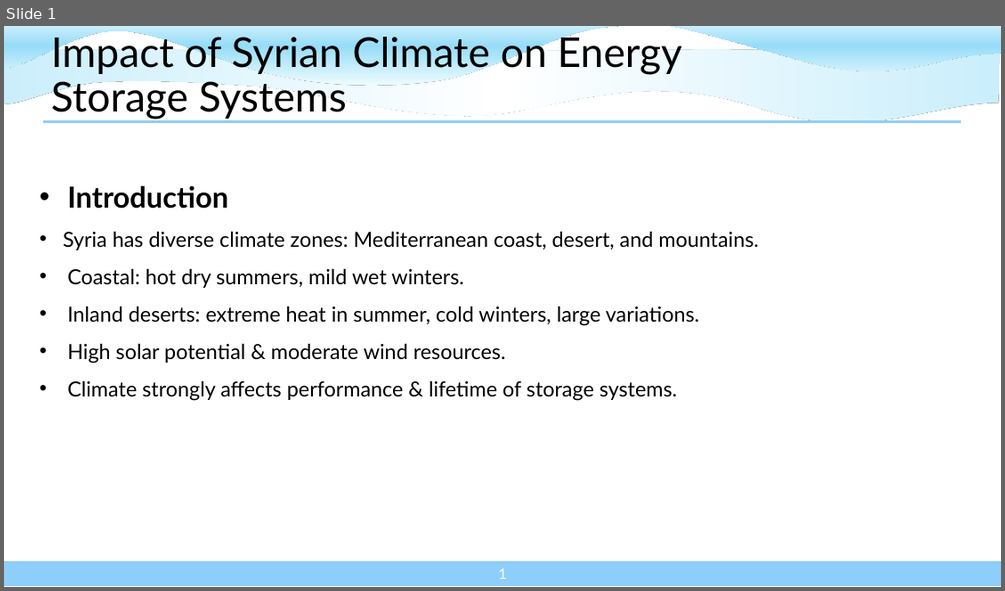
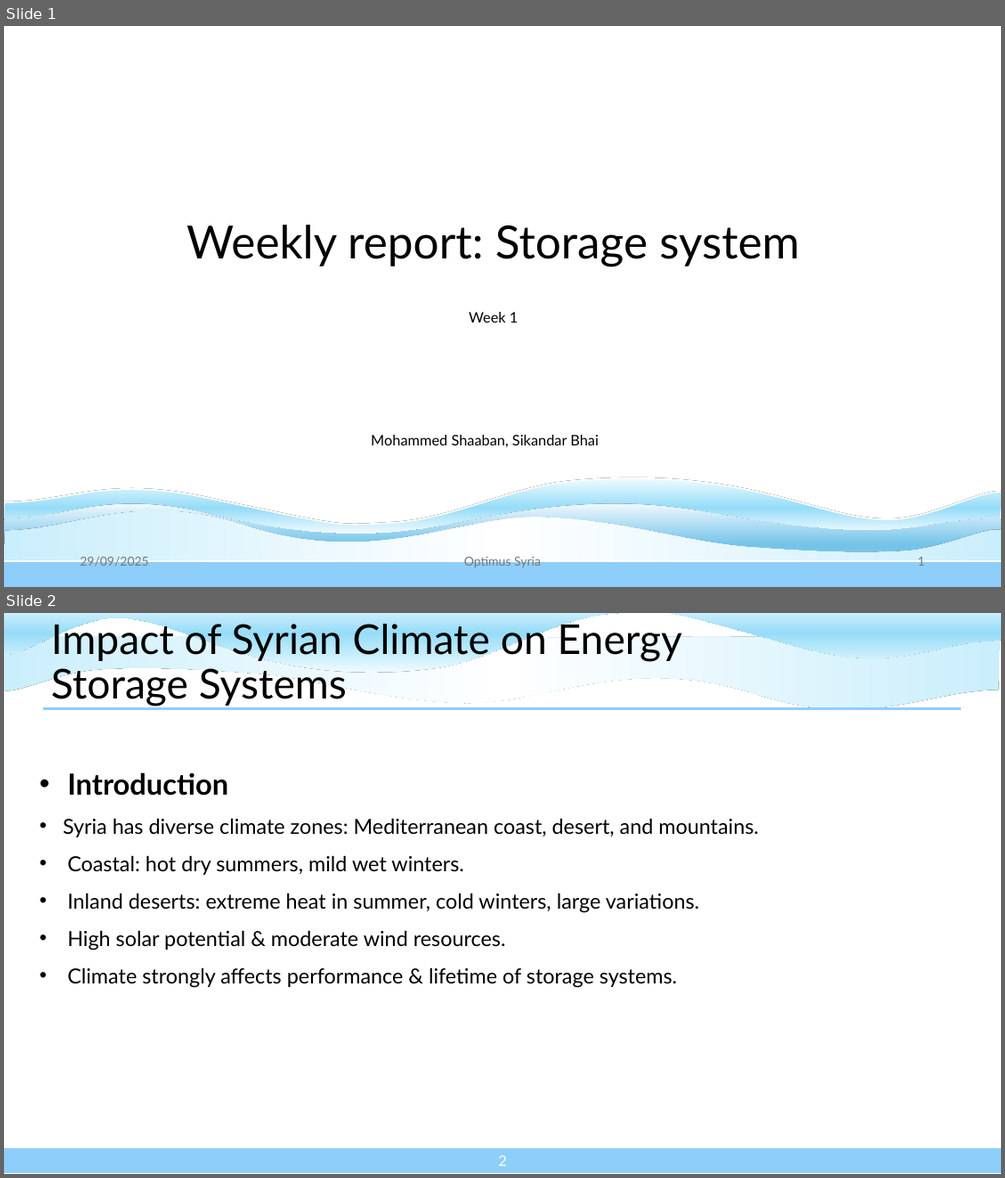
Before and after one commit to Karim-bakhtyar/Optimus-Syria-WEC, a slide deck: 3_Presentations/week 1/Storage System week 1 29.09.2025.pptx. Shown one above the other, each under a label of ours: slide 1 before the commit, slides 1 and 2 after it. The pictures are 1005x591 and 1005x1178 pixels, drawn with LibreOffice and Linux fonts; fonts in the diff are those of the drawing; background and template pictures are left out. Boxes give left, top, right and bottom in pixels: in the first picture for what was removed or moved away, otherwise in the second. Text is boxed around its words. In the diff, an @@ line names an element or a change of style, - is before the commit and + after.

```diff
--- a/3_Presentations/week 1/Storage System week 1 29.09.2025.pptx
+++ b/3_Presentations/week 1/Storage System week 1 29.09.2025.pptx
@@ slide 1 added at (x1=4, y1=26, x2=1001, y2=587), background #FFFFFF @@
@@ title added at (x1=186, y1=224, x2=800, y2=267), 44 pt, text #000000 @@
+Weekly report: Storage system
@@ subtitle added at (x1=469, y1=312, x2=518, y2=322), 14 pt, text #000000 @@
+Week 1
@@ text added at (x1=371, y1=435, x2=599, y2=447), 14 pt, text #000000 @@
+Mohammed Shaaban, Sikandar Bhai
@@ freeform shape added at (x1=4, y1=477, x2=1001, y2=538), fill gradient #EFFCFF to #96DCF8 to #FFFFFF, outline #FFFFFF 1.5 pt @@
@@ freeform shape added at (x1=4, y1=504, x2=1001, y2=559), fill gradient #F0F8FD to #74C4E9 to #A2D8F0 @@
@@ freeform shape added at (x1=4, y1=510, x2=1001, y2=584), fill gradient #CAEEFB to #FFFFFF @@
@@ text added at (x1=80, y1=554, x2=148, y2=566), 12 pt, text #797979 @@
+29/09/2025
@@ text added at (x1=464, y1=554, x2=541, y2=568), 12 pt, text #797979 @@
+Optimus Syria
@@ page number added at (x1=917, y1=554, x2=924, y2=565), 12 pt, text #797979 @@
+1
@@ rectangle added at (x1=4, y1=561, x2=1001, y2=587), fill #8ECEFA, outline #FFFFFF 1.5 pt @@
@@ what was slide 1 is now slide 2 @@
@@ page number at (x1=498, y1=1155, x2=506, y2=1166): text changed @@
-1
+2
```
Also in this commit, not shown: 1 slide changed, 3 other files.
